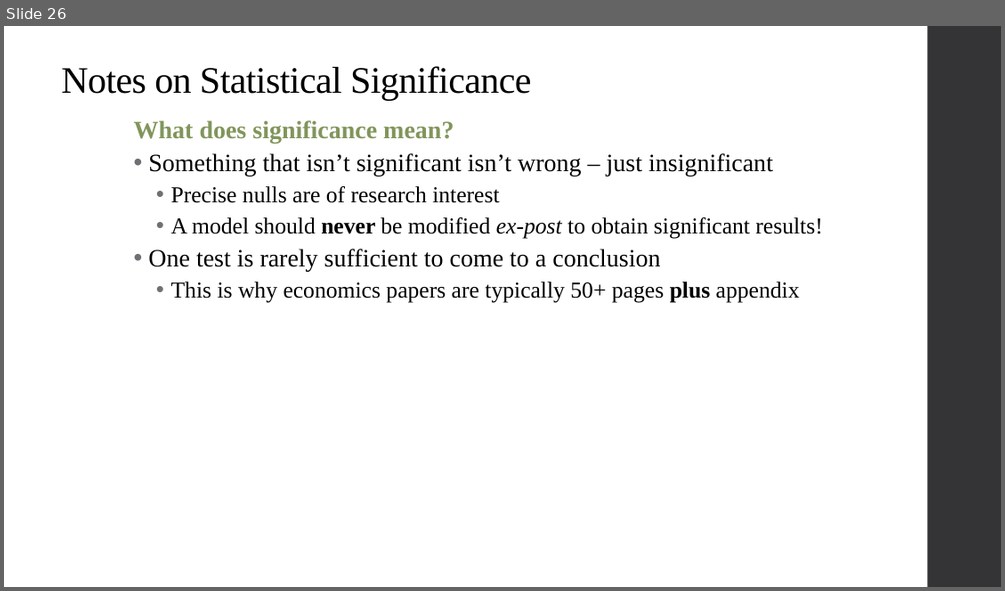
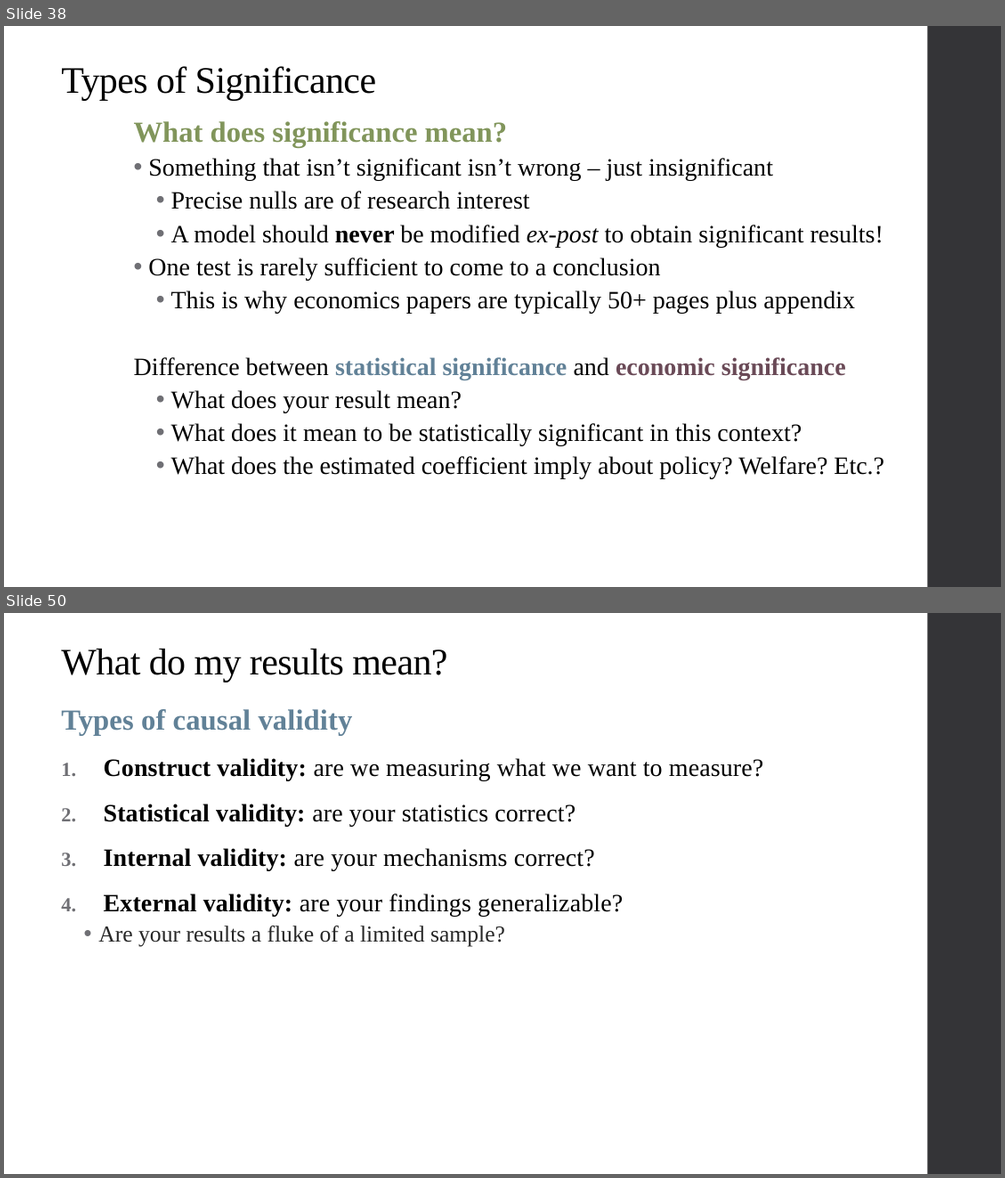
Before and after one commit to qiufei/fork-HAD5744, a slide deck: Lecture03_MultivariateOLS1/Lecture3_MultivariateOLS_2022F.pptx. Shown one above the other, each under a label of ours: slide 26 before the commit, slides 38 and 50 after it; the slides between them are not shown. The pictures are 1005x591 and 1005x1178 pixels, drawn with LibreOffice and Linux fonts; fonts in the diff are those of the drawing. Boxes give left, top, right and bottom in pixels: in the first picture for what was removed or moved away, otherwise in the second. Text is boxed around its words. In the diff, an @@ line names an element or a change of style, - is before the commit and + after.

```diff
--- a/Lecture03_MultivariateOLS1/Lecture3_MultivariateOLS_2022F.pptx
+++ b/Lecture03_MultivariateOLS1/Lecture3_MultivariateOLS_2022F.pptx
@@ slide 50 added at [4,613,1001,1174], background #FFFFFF; not listed: 1 template element that a slide beside it also shows @@
@@ title added at [61,649,447,682], 36 pt, text #000000 @@
+What do my results mean?
@@ text added at [61,709,763,947], 24 pt, text #000000 @@
+Types of causal validity
+1. Construct validity: are we measuring what we want to measure?
+2. Statistical validity: are your statistics correct?
+3. Internal validity: are your mechanisms correct?
+4. External validity: are your findings generalizable?
+  • Are your results a fluke of a limited sample?
@@ what was slide 26 is now slide 38 @@
@@ slide 38 changed as well @@
@@ title at [61,66,376,100]: text changed @@
-Notes on Statistical Significance
+Types of Significance
@@ text at [134,121,883,313]: size 24 to 28 pt in "What does significance mean?"; size 22 to 24 pt in "Precise nulls are of research interest", "A model should never be modified ex-post ...", "This is why economics papers are typically ..."; bold off in "plus" @@
@@ text at [134,357,884,479]: paragraphs added @@
+  Difference between statistical significance and economic significance
+    • What does your result mean?
+    • What does it mean to be statistically significant in this context?
+    • What does the estimated coefficient imply about policy? Welfare? Etc.?
```
Also in this commit, not shown: 3 other slides changed, 20 other slides added, 2 slides removed, 5 other files.
